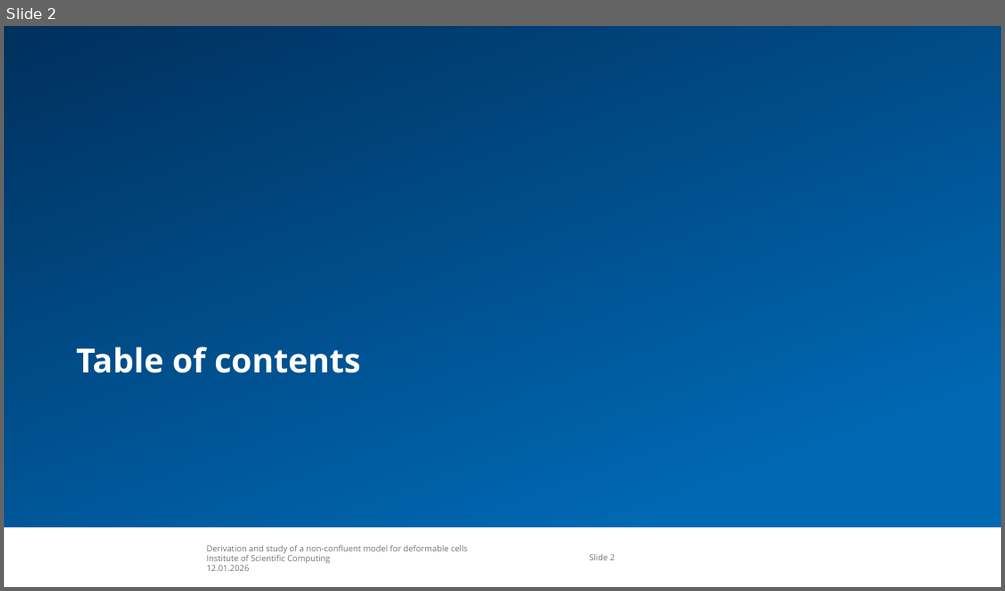
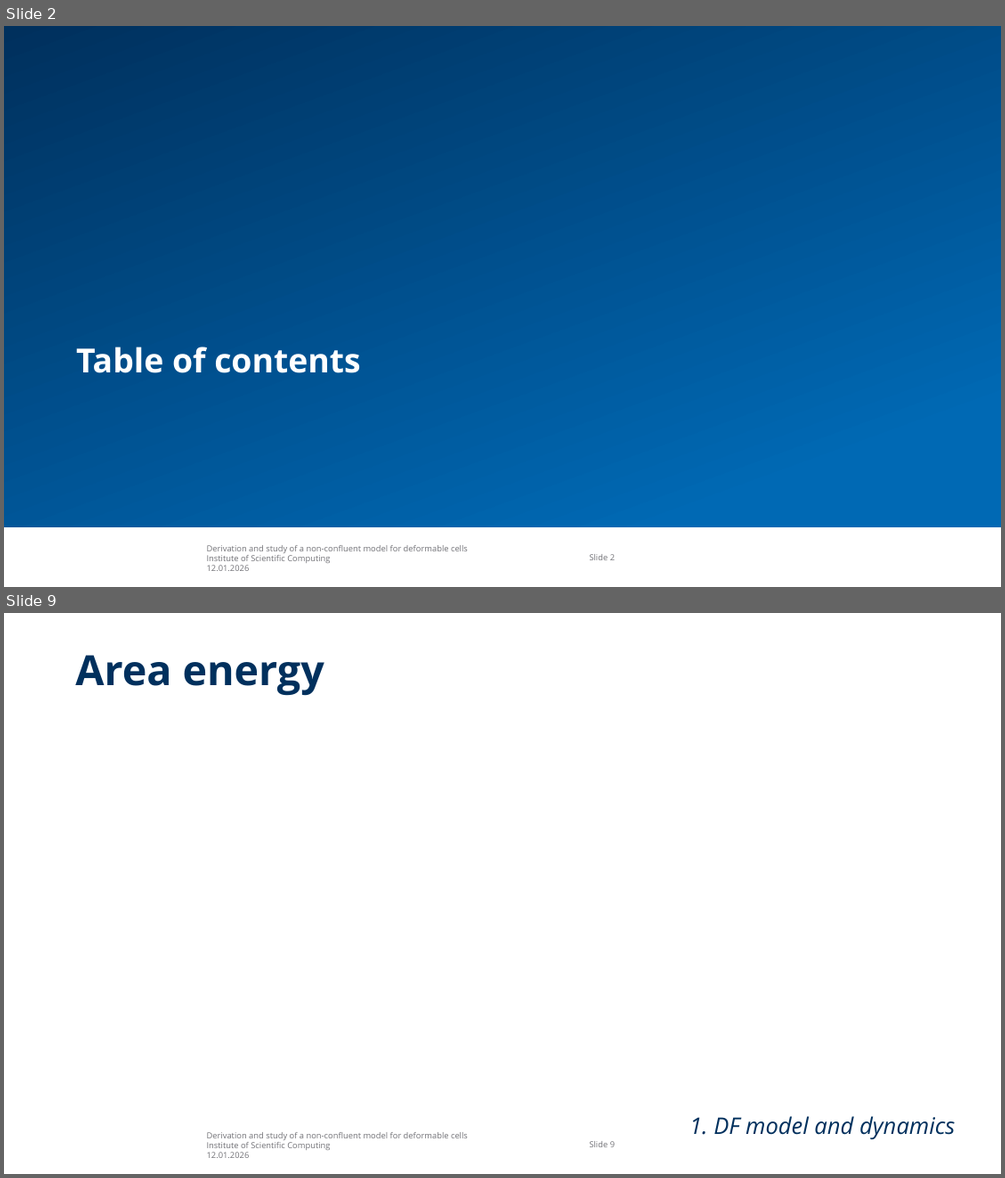
Before and after one commit to tivo476c/FlexibleCellModel, a slide deck: verteidigung.pptx. Shown one above the other, each under a label of ours: slide 2 before the commit, slides 2 and 9 after it; the slides between them are not shown. The pictures are 1005x591 and 1005x1178 pixels, drawn with LibreOffice and Linux fonts; fonts in the diff are those of the drawing; grey boxes stand for pictures; background and template pictures are left out. Boxes give left, top, right and bottom in pixels: in the first picture for what was removed or moved away, otherwise in the second. Text is boxed around its words. In the diff, an @@ line names an element or a change of style, - is before the commit and + after.

```diff
--- a/verteidigung.pptx
+++ b/verteidigung.pptx
@@ slide 9 added at box(4, 613, 1001, 1174), background #FFFFFF; not listed: 2 template elements that a slide beside it also shows @@
@@ text added at box(75, 655, 324, 695), 40 pt, text #00305D, bold @@
+Area energy
@@ title added at box(689, 1116, 955, 1139), 22 pt, text #00305D, italic @@
+1. DF model and dynamics
```
Also in this commit, not shown: 19 other slides added, 1 slide removed, 3 other files.
